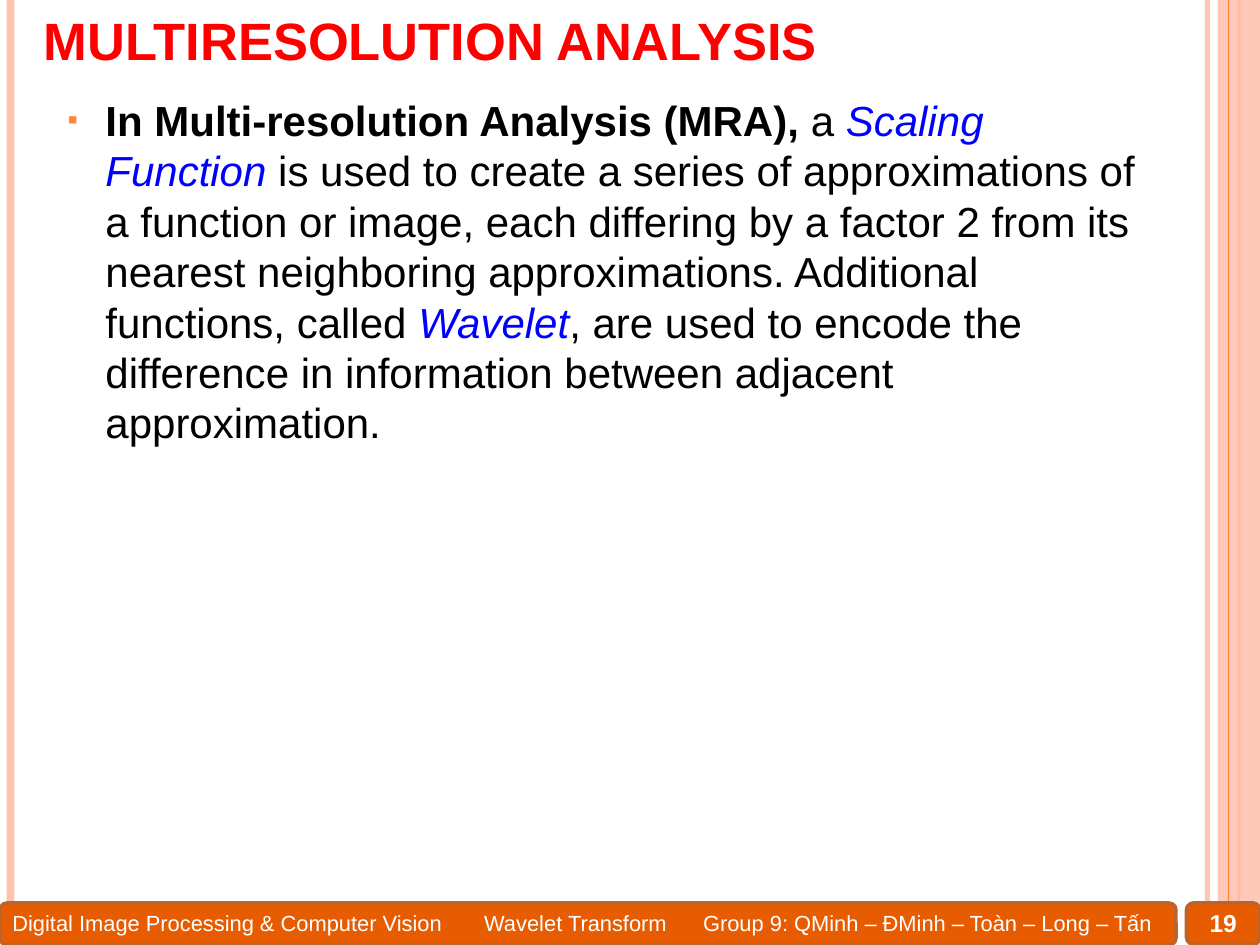
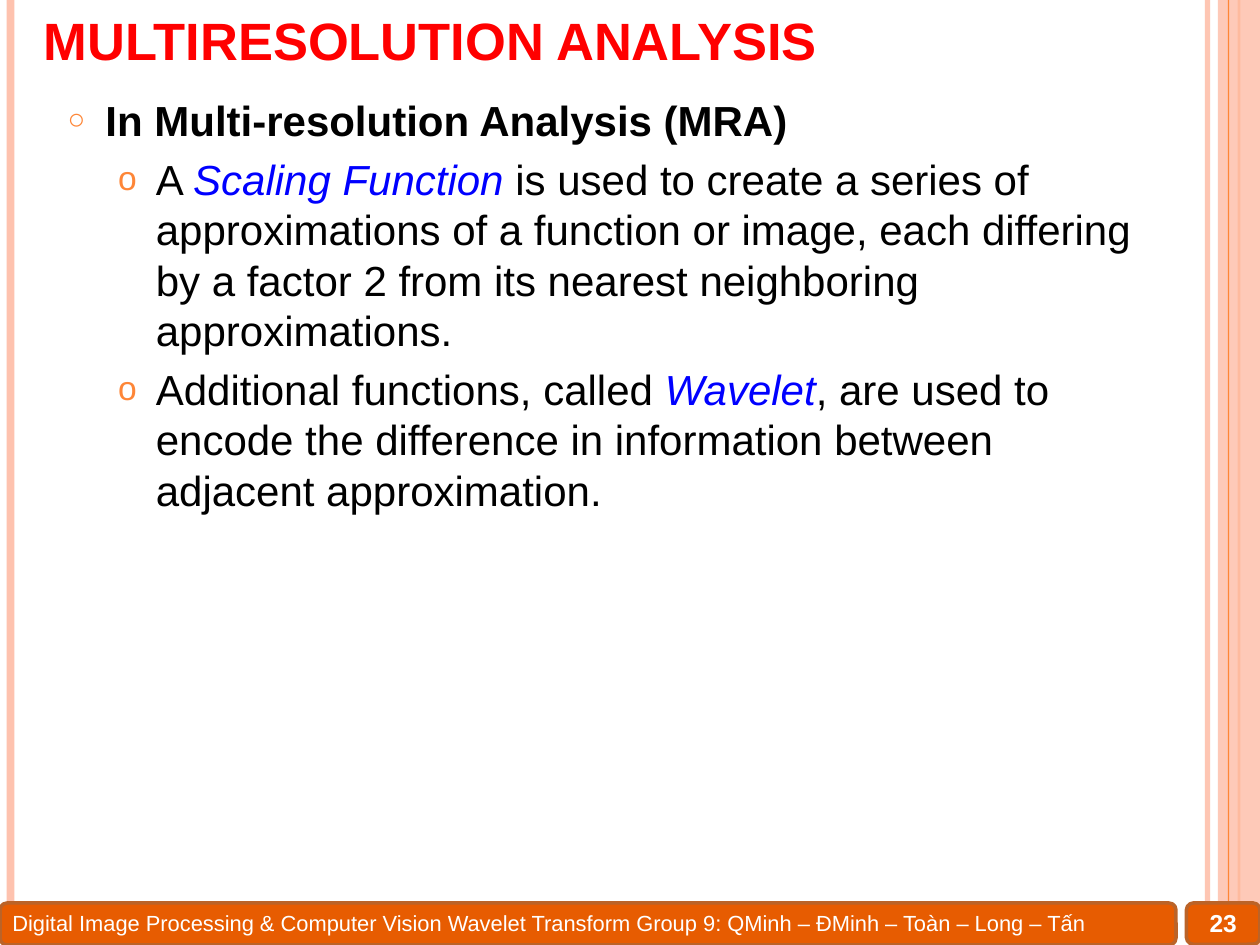
Before and after one commit to Alex7Huynh/dip-g9, a slide deck: slide 23 of 6. PPT/Wavelet transform.pptx (slide 19 before the commit). Drawn at 1260x945 pixels with LibreOffice and Linux fonts; fonts in the diff are those of the drawing. Boxes give left, top, right and bottom in pixels: in the first picture for what was removed or moved away, otherwise in the second. Text is boxed around its words. In the diff, an @@ line names an element or a change of style, - is before the commit and + after.

```diff
--- a/6. PPT/Wavelet transform.pptx
+++ b/6. PPT/Wavelet transform.pptx
@@ text at <box>105,105,1131,514</box>: text changed @@
-▪ In Multi-resolution Analysis (MRA), a Scaling Function is used to create a series of approximations of a function or image, each differing by a factor 2 from its nearest neighboring approximations. Additional functions, called Wavelet, are used to encode the difference in information between adjacent approximation.
+○ In Multi-resolution Analysis (MRA)
+  o A Scaling Function is used to create a series of approximations of a function or image, each differing by a factor 2 from its nearest neighboring approximations.
+  o Additional functions, called Wavelet, are used to encode the difference in information between adjacent approximation.
@@ text "Digital Image Processing & Computer ..." rewrapped from <box>12,914,1152,935</box> to <box>12,914,1085,935</box> @@
@@ page number at <box>1210,915,1237,933</box>: text changed @@
-19
+23
```
Also in this commit, not shown: 20 other slides changed, 12 slides added, 17 slides removed, 1 other file.
